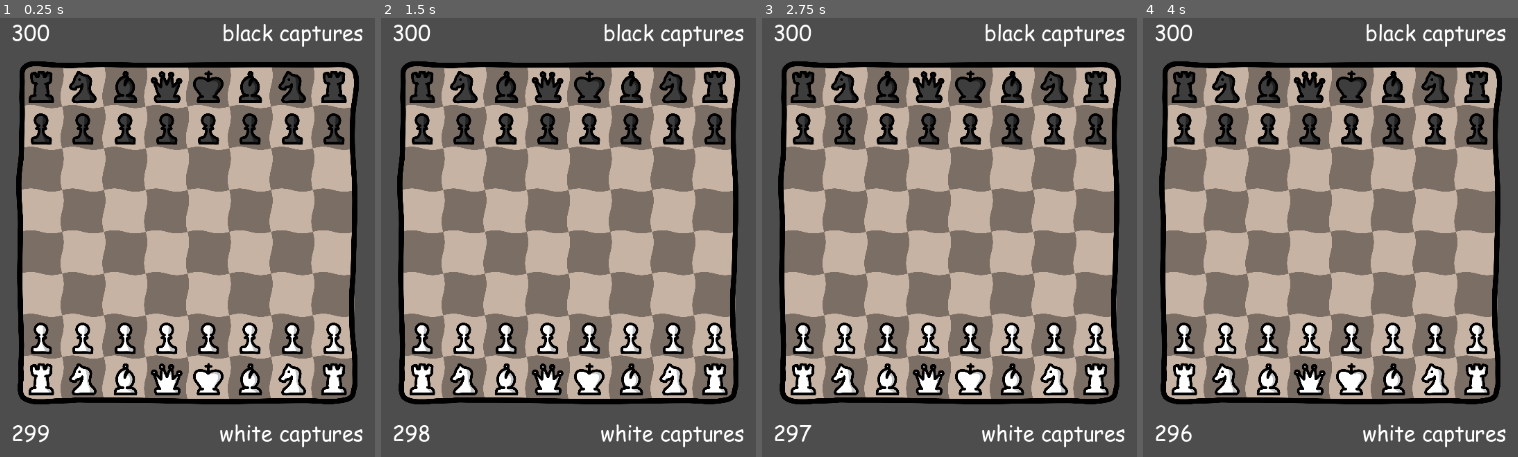
Above: before the commit, frames 1-4 (left to right).
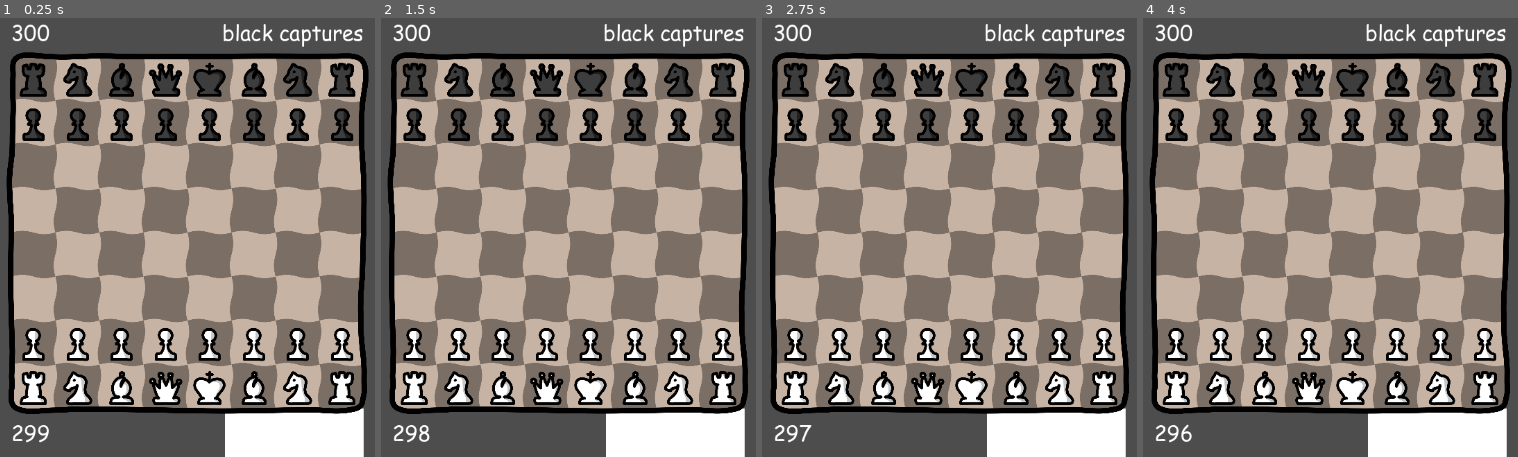
Above: after the commit, the same moments.

Repository: Empika1/DrunkChess
Game: Godot game, scene res://Scenes/Game.tscn
The game is run twice, just before and just after one commit, with the same random seed, the same clock (stepped at 60 frames per second) and the same inputs.
Inputs (mouse positions are in pixels of both pictures, inside the frame that each line leads up to):
- Up to frame 1 (0.25 s): no input
- Up to frame 2 (1.5 s): tap Enter at 0.5 s; move the mouse to (744, 211) at 0.52 s; click (744, 211) at 0.6 s; move the mouse to (407, 255) at 1.27 s; click (407, 255) at 1.35 s
- Up to frame 3 (2.75 s): tap Space at 2 s; move the mouse to (1028, 132) at 2.02 s; click (1028, 132) at 2.1 s
- Up to frame 4 (4 s): tap Enter at 2.75 s; move the mouse to (1289, 320) at 2.77 s; click (1289, 320) at 2.85 s; tap Space at 3.5 s; move the mouse to (outside the picture) at 3.52 s; click (outside the picture) at 3.6 s

The runs differ from the first frame. In frame 1, 38% of the frame differs, in the area x 1-99%, y 7-100%; in frame 2, 38%; in frame 3, 38%; in frame 4, 38%.

Commit message:
big

Diff:
--- a/Scenes/Game.tscn
+++ b/Scenes/Game.tscn
@@ -113,80 +113,57 @@
 layout_mode = 2
 text = "black captures"
 
-[node name="BoardSquare" type="Control" parent="MainContainer/VBoxContainer"]
+[node name="BoardSquare" type="AspectRatioContainer" parent="MainContainer/VBoxContainer"]
 layout_mode = 2
 size_flags_horizontal = 3
 size_flags_vertical = 3
 size_flags_stretch_ratio = 7.30233
 
-[node name="BoardBorder" type="TextureRect" parent="MainContainer/VBoxContainer/BoardSquare"]
-z_index = 1
-layout_mode = 1
-anchors_preset = 15
-anchor_right = 1.0
-anchor_bottom = 1.0
-grow_horizontal = 2
-grow_vertical = 2
-texture = ExtResource("9_wubqd")
-expand_mode = 1
-
-[node name="Aspect" type="AspectRatioContainer" parent="MainContainer/VBoxContainer/BoardSquare"]
-layout_mode = 1
-anchors_preset = 15
-anchor_right = 1.0
-anchor_bottom = 1.0
-grow_horizontal = 2
-grow_vertical = 2
-ratio = 0.947
-
-[node name="SmallerBoardSquare" type="AspectRatioContainer" parent="MainContainer/VBoxContainer/BoardSquare/Aspect"]
-layout_mode = 2
-
-[node name="Board" type="TextureRect" parent="MainContainer/VBoxContainer/BoardSquare/Aspect/SmallerBoardSquare"]
+[node name="Board" type="TextureRect" parent="MainContainer/VBoxContainer/BoardSquare"]
 self_modulate = Color(1, 0.898039, 0.819608, 1)
 layout_mode = 2
 texture = ExtResource("2_7sewj")
 expand_mode = 1
 
-[node name="PieceHolder" type="Control" parent="MainContainer/VBoxContainer/BoardSquare/Aspect/SmallerBoardSquare"]
+[node name="PieceHolder" type="Control" parent="MainContainer/VBoxContainer/BoardSquare"]
 z_index = 2
 layout_mode = 2
 
-[node name="Lines" type="TextureRect" parent="MainContainer/VBoxContainer/BoardSquare/Aspect/SmallerBoardSquare"]
+[node name="Lines" type="TextureRect" parent="MainContainer/VBoxContainer/BoardSquare"]
 z_index = 1
 material = SubResource("ShaderMaterial_76xl3")
 layout_mode = 2
 texture = SubResource("PlaceholderTexture2D_4pcoh")
 
-[node name="Circles" type="TextureRect" parent="MainContainer/VBoxContainer/BoardSquare/Aspect/SmallerBoardSquare"]
+[node name="Circles" type="TextureRect" parent="MainContainer/VBoxContainer/BoardSquare"]
 z_index = 1
 material = SubResource("ShaderMaterial_5isd6")
 layout_mode = 2
 texture = SubResource("PlaceholderTexture2D_d5phv")
 
-[node name="CircleArcs" type="TextureRect" parent="MainContainer/VBoxContainer/BoardSquare/Aspect/SmallerBoardSquare"]
+[node name="CircleArcs" type="TextureRect" parent="MainContainer/VBoxContainer/BoardSquare"]
 z_index = 1
 material = SubResource("ShaderMaterial_y1348")
 layout_mode = 2
 texture = SubResource("PlaceholderTexture2D_xcd1x")
 
-[node name="Arrows" type="TextureRect" parent="MainContainer/VBoxContainer/BoardSquare/Aspect/SmallerBoardSquare"]
+[node name="Arrows" type="TextureRect" parent="MainContainer/VBoxContainer/BoardSquare"]
 z_index = 3
 material = SubResource("ShaderMaterial_yx8dn")
 layout_mode = 2
 texture = SubResource("PlaceholderTexture2D_kb1m1")
 
-[node name="GameManager" type="Node" parent="MainContainer/VBoxContainer/BoardSquare/Aspect/SmallerBoardSquare" node_paths=PackedStringArray("board", "pieceHolder")]
+[node name="GameManager" type="Node" parent="MainContainer/VBoxContainer/BoardSquare" node_paths=PackedStringArray("board", "pieceHolder")]
 script = ExtResource("15_uqtdi")
 board = NodePath("../Board")
 pieceHolder = NodePath("../PieceHolder")
 
-[node name="BoardRenderer" type="Node" parent="MainContainer/VBoxContainer/BoardSquare/Aspect/SmallerBoardSquare" node_paths=PackedStringArray("board", "pieceHolder", "blackTimer", "whiteTimer", "lines", "circles", "circleArcs", "arrows", "gameManager")]
+[node name="BoardRenderer" type="Node" parent="MainContainer/VBoxContainer/BoardSquare" node_paths=PackedStringArray("board", "pieceHolder", "blackTimer", "whiteTimer", "lines", "circles", "circleArcs", "arrows", "gameManager")]
 script = ExtResource("2_ern7e")
 board = NodePath("../Board")
 pieceHolder = NodePath("../PieceHolder")
-blackTimer = NodePath("../../../../BlackUIContainer/BlackTimerLabel")
-whiteTimer = NodePath("../../../../WhiteUIContainer/WhiteTimerLabel")
+blackTimer = NodePath("../../BlackUIContainer/BlackTimerLabel")
+whiteTimer = NodePath("../../WhiteUIContainer/WhiteTimerLabel")
 lines = NodePath("../Lines")
 circles = NodePath("../Circles")
 circleArcs = NodePath("../CircleArcs")
@@ -198,6 +175,21 @@
 blackCapturerArrowColor = Color(1, 0.356863, 0.290196, 1)
 arrowThickness = 0.005
 
+[node name="Aspect" type="AspectRatioContainer" parent="MainContainer/VBoxContainer/BoardSquare"]
+layout_mode = 2
+ratio = 1.0552
+stretch_mode = 3
+
+[node name="SmallerBoardSquare" type="AspectRatioContainer" parent="MainContainer/VBoxContainer/BoardSquare/Aspect"]
+layout_mode = 2
+stretch_mode = 3
+
+[node name="BoardBorder" type="TextureRect" parent="MainContainer/VBoxContainer/BoardSquare/Aspect/SmallerBoardSquare"]
+z_index = 1
+layout_mode = 2
+texture = ExtResource("9_wubqd")
+expand_mode = 1
+
 [node name="WhiteUIContainer" type="HBoxContainer" parent="MainContainer/VBoxContainer"]
 layout_mode = 2
 size_flags_vertical = 3
@@ -212,7 +204,6 @@
 layout_mode = 2
 size_flags_horizontal = 3
 
-[node name="WhiteCaptures" type="Label" parent="MainContainer/VBoxContainer/WhiteUIContainer"]
-layout_mode = 2
-text = "white captures
-"
+[node name="WhiteCaptures" type="ColorRect" parent="MainContainer/VBoxContainer/WhiteUIContainer"]
+custom_minimum_size = Vector2(200, 0)
+layout_mode = 2
